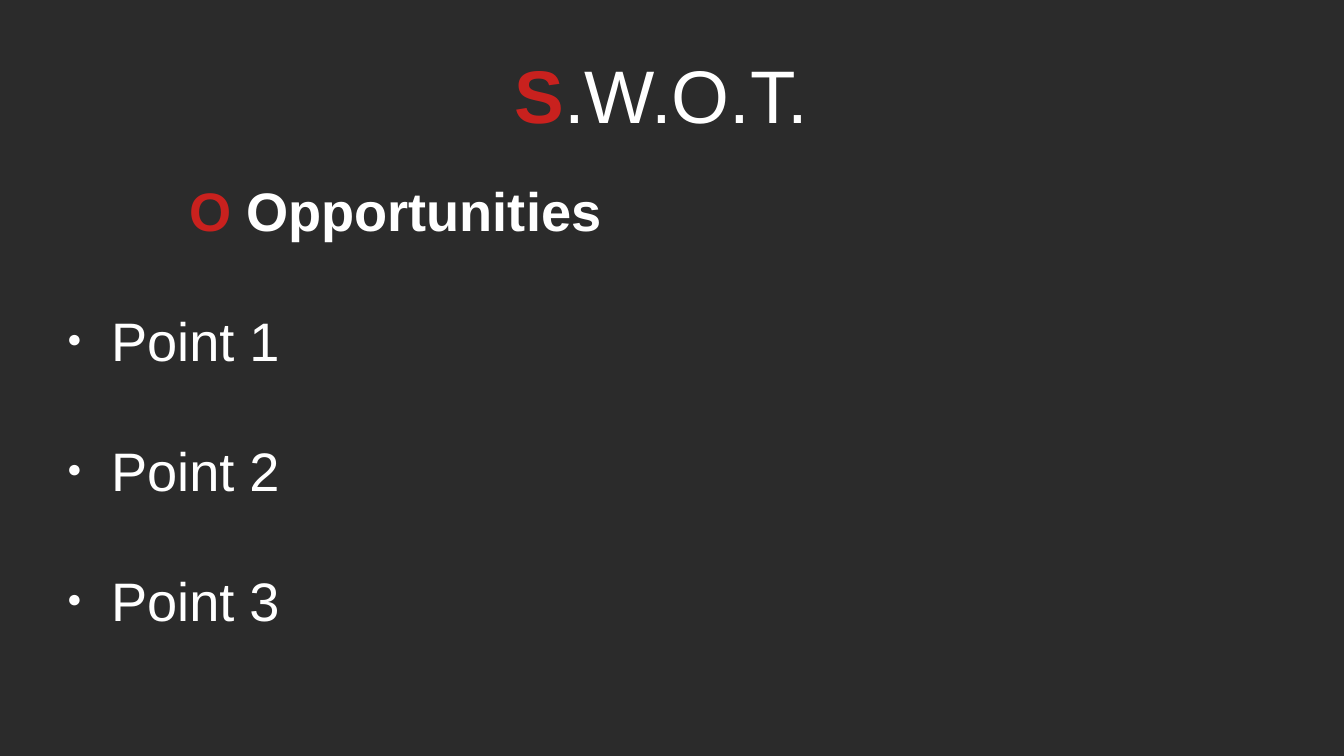
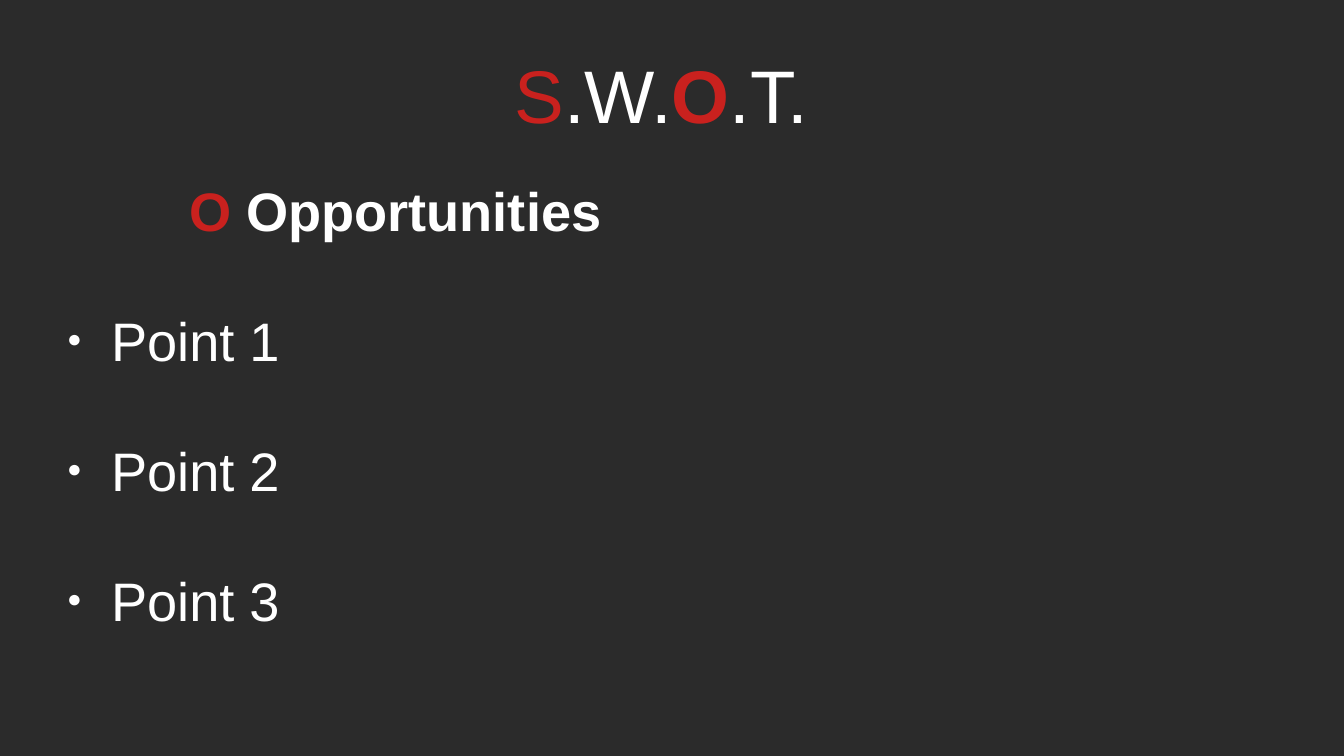
Before and after one commit to RayAndrade/JavaScriptStudy, a slide deck: slide 7 of stuff/swot-fmt.odp. Drawn at 1344x756 pixels with LibreOffice and Linux fonts; fonts in the diff are those of the drawing; background and template pictures are left out; a plain dark background stands for a picture behind light text. Boxes give left, top, right and bottom in pixels: in the first picture for what was removed or moved away, otherwise in the second. Text is boxed around its words. In the diff, an @@ line names an element or a change of style, - is before the commit and + after.

```diff
--- a/stuff/swot-fmt.odp
+++ b/stuff/swot-fmt.odp
@@ title "S.W.O.T." at (514, 71, 808, 124): text colour #FFFFFF to #C9211E, bold off, bold on in "S.W.O.T." @@
```
Also in this commit, not shown: 1 other slide changed, 5 other files.
